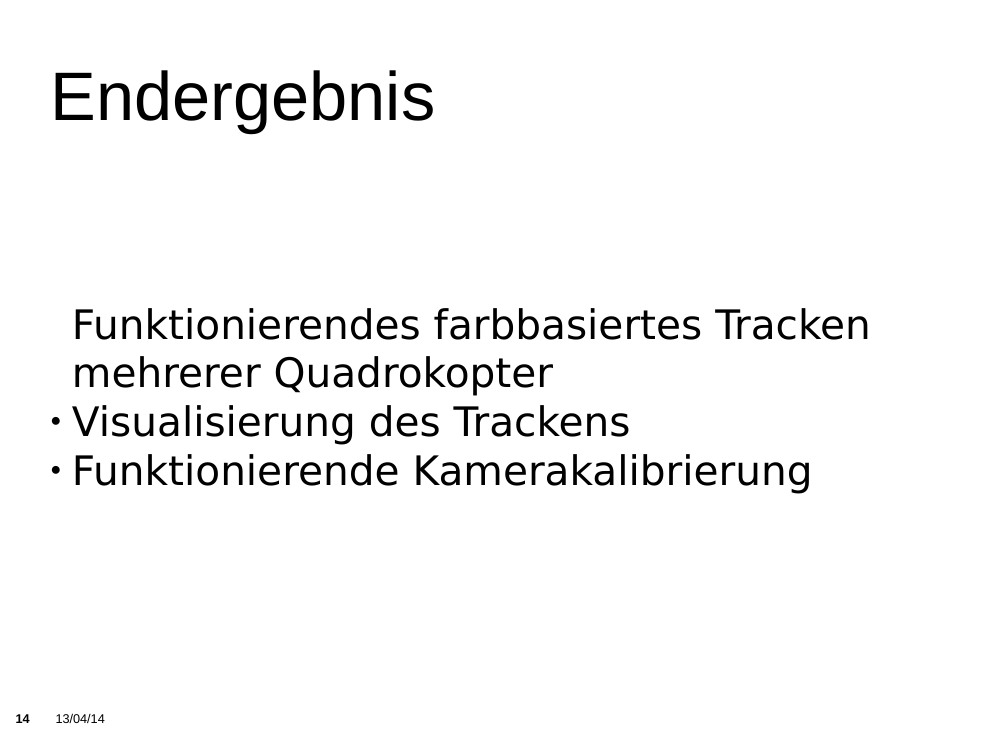
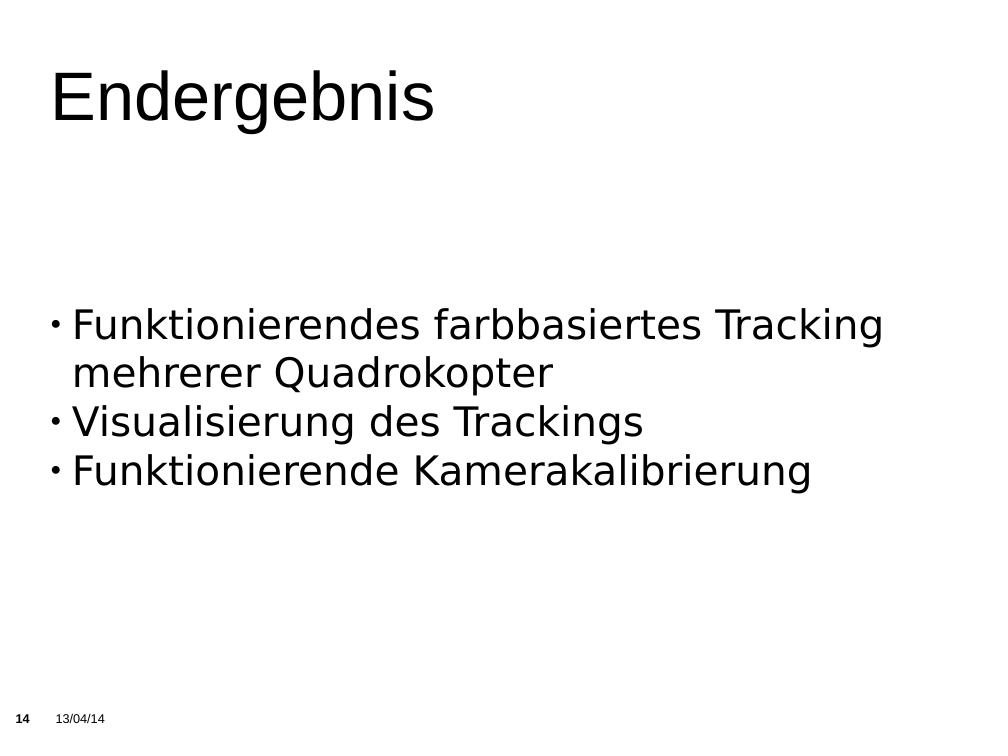
Before and after one commit to KITrokopter/Presentation, a slide deck: slide 14 of PresentationInTotal v0.1.odp. Drawn at 1008x756 pixels with LibreOffice and Linux fonts; fonts in the diff are those of the drawing; background and template pictures are left out. Boxes give left, top, right and bottom in pixels: in the first picture for what was removed or moved away, otherwise in the second. Text is boxed around its words. In the diff, an @@ line names an element or a change of style, - is before the commit and + after.

```diff
--- a/PresentationInTotal v0.1.odp
+++ b/PresentationInTotal v0.1.odp
@@ subtitle at (72, 308, 884, 445): text changed @@
-Funktionierendes farbbasiertes Tracken mehrerer Quadrokopter
-● Visualisierung des Trackens
+● Funktionierendes farbbasiertes Tracking mehrerer Quadrokopter
+● Visualisierung des Trackings
```
Also in this commit, not shown: 18 other slides changed, 9 slides added, 4 slides removed.
